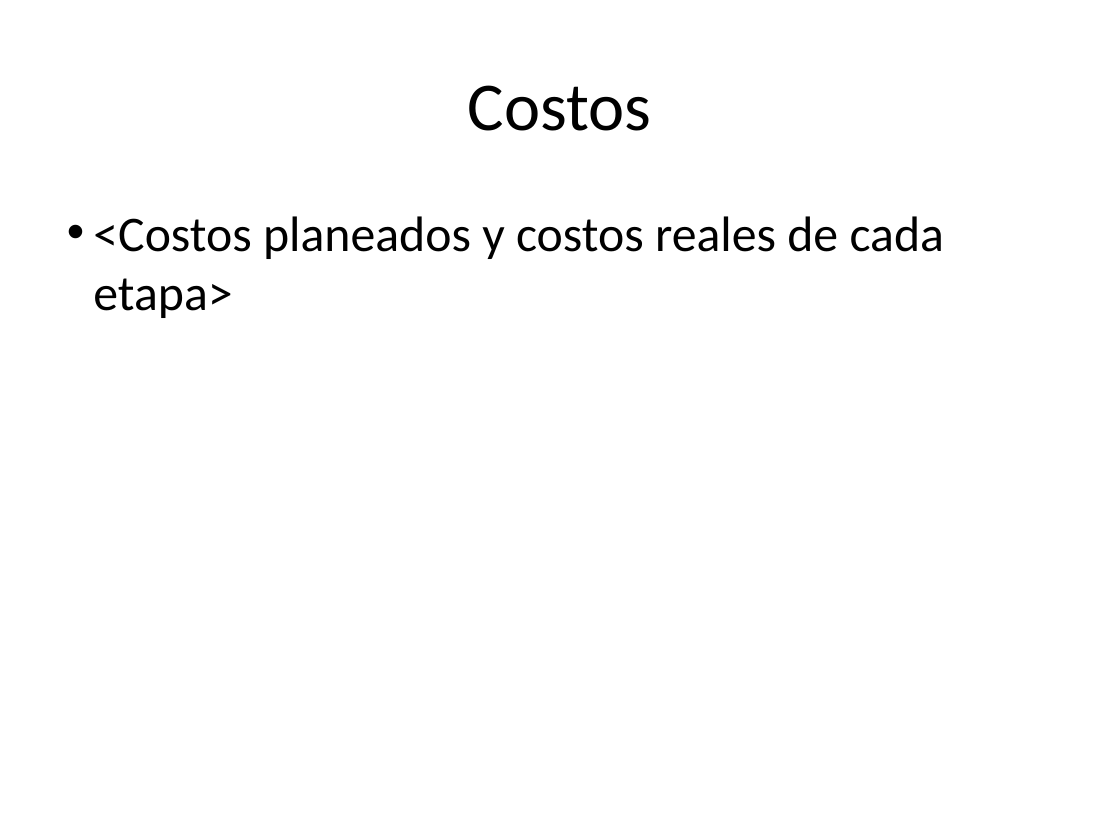
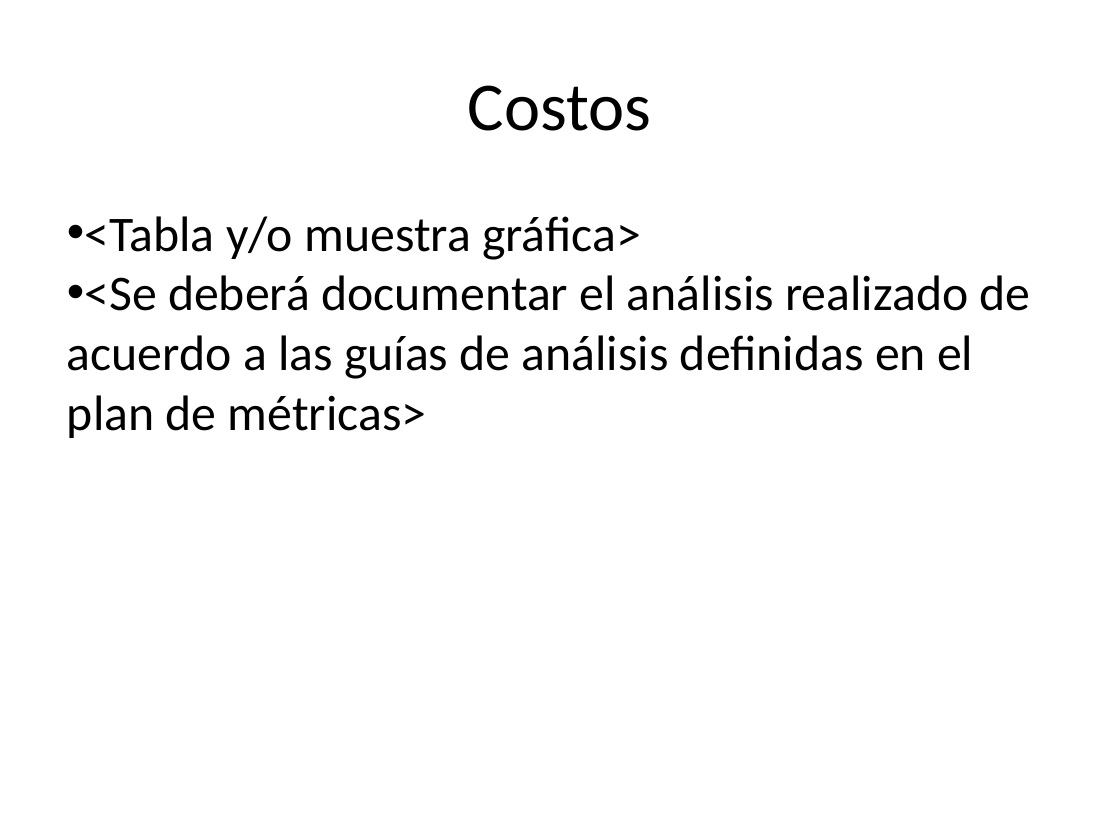
Before and after one commit to jovannyzepeda/escuela1, a slide deck: slide 4 of qualtcom/Organizacional/Medicion y Monitoreo/Reporte Monitoreo-AAMMDD.pptx (slide 6 before the commit). Drawn at 1120x840 pixels with LibreOffice and Linux fonts; fonts in the diff are those of the drawing; background and template pictures are left out. Boxes give left, top, right and bottom in pixels: in the first picture for what was removed or moved away, otherwise in the second. Text is boxed around its words. In the diff, an @@ line names an element or a change of style, - is before the commit and + after.

```diff
--- a/qualtcom/Organizacional/Medicion y Monitoreo/Reporte Monitoreo-AAMMDD.pptx
+++ b/qualtcom/Organizacional/Medicion y Monitoreo/Reporte Monitoreo-AAMMDD.pptx
@@ text at bbox=[67, 216, 1031, 438]: text changed @@
-• <Costos planeados y costos reales de cada etapa>
+• <Tabla y/o muestra gráfica>
+• <Se deberá documentar el análisis realizado de acuerdo a las guías de análisis definidas en el plan de métricas>
```
Also in this commit, not shown: 7 other slides changed, 1 slide added, 2 slides removed, 23 other files.
